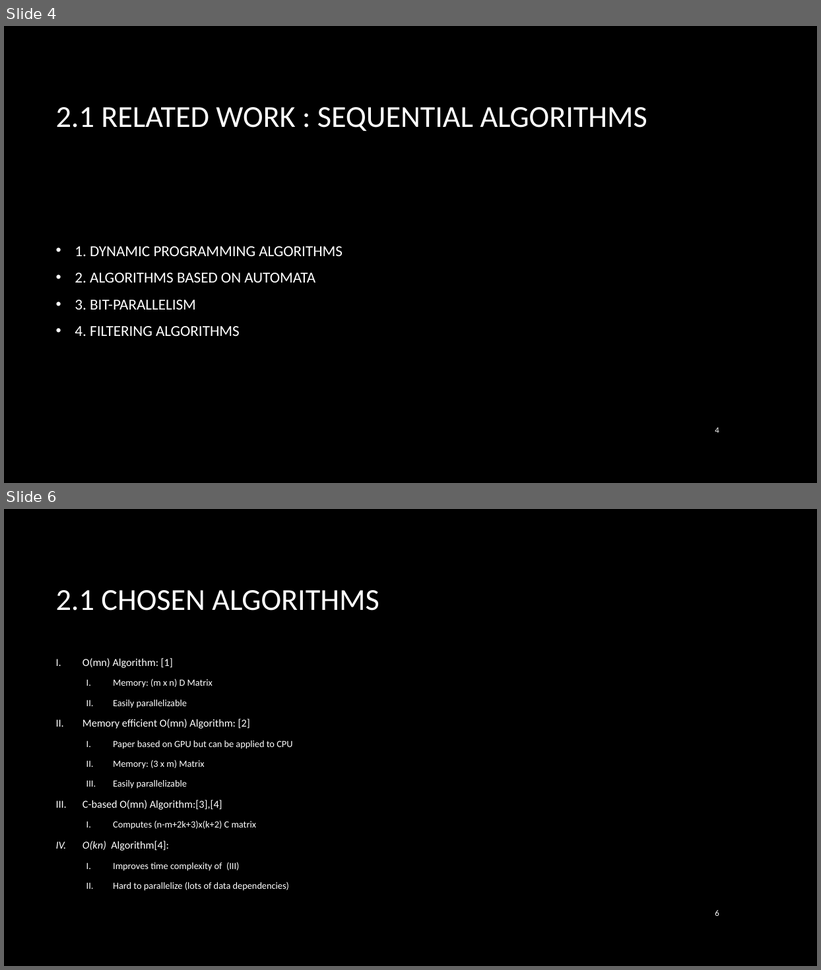
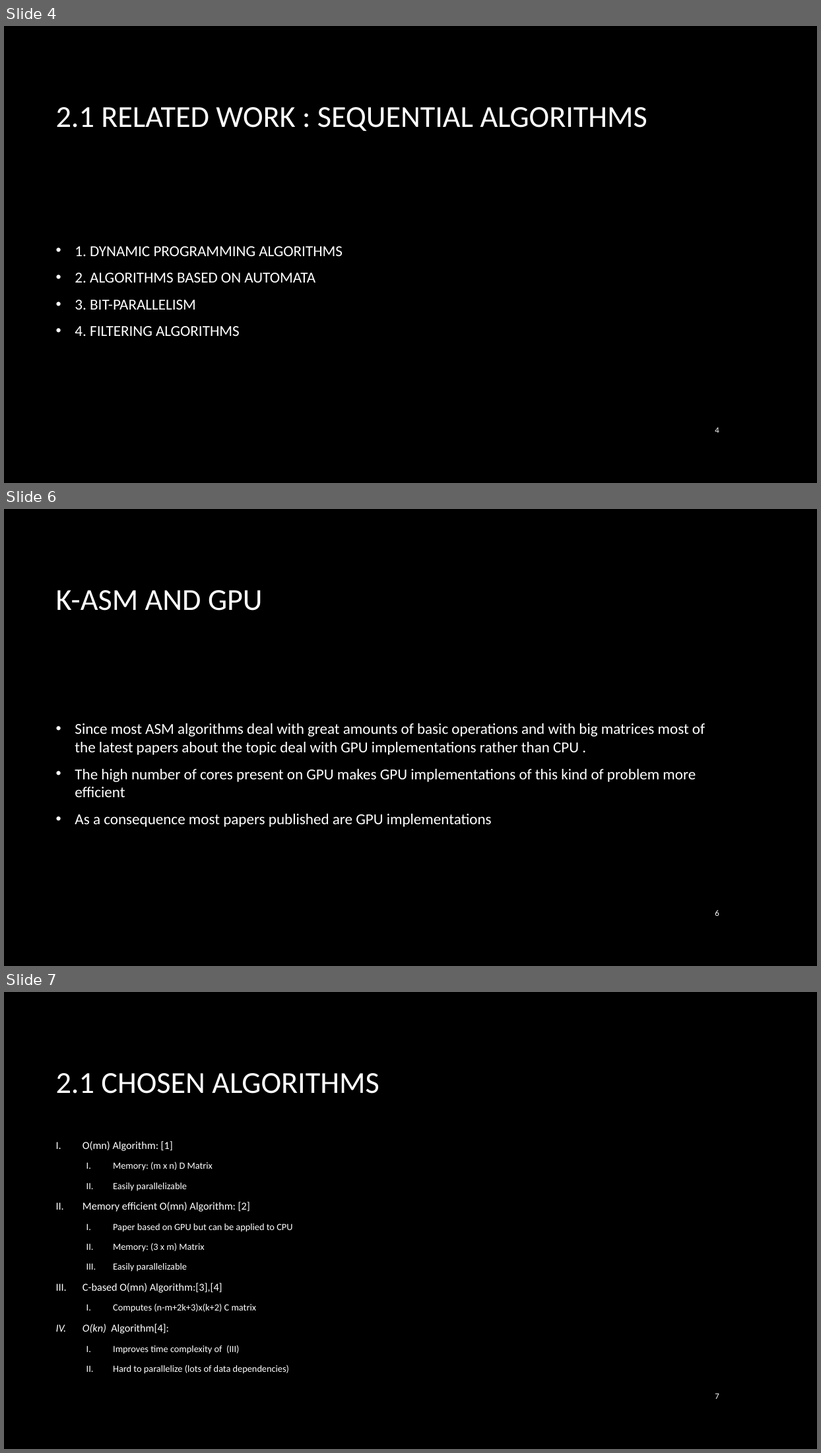
Before and after one commit to soroa/Parallel-ASM, a slide deck: slides/Presentation2.pptx. Shown one above the other, each under a label of ours: slides 4 and 6 before the commit, slides 4, 6 and 7 after it; the slides between them are not shown. The pictures are 821x970 and 821x1453 pixels, drawn with LibreOffice and Linux fonts; fonts in the diff are those of the drawing; background and template pictures are left out. Boxes give left, top, right and bottom in pixels: in the first picture for what was removed or moved away, otherwise in the second. Text is boxed around its words. In the diff, an @@ line names an element or a change of style, - is before the commit and + after.

```diff
--- a/slides/Presentation2.pptx
+++ b/slides/Presentation2.pptx
@@ slide 6 added at (4, 509, 817, 966), background picture (left out) @@
@@ title added at (56, 590, 263, 611), 36 pt, text #FFFFFF @@
+K-ASM AND GPU
@@ text added at (75, 723, 705, 827), 18 pt, text #FFFFFF @@
+• Since most ASM algorithms deal with great amounts of basic operations and with big matrices most of the latest papers about the topic deal with GPU implementations rather than CPU .
+• The high number of cores present on GPU makes GPU implementations of this kind of problem more efficient
+• As a consequence most papers published are GPU implementations
@@ page number added at (715, 910, 719, 916), 10 pt, text #FFFFFF @@
+6
@@ what was slide 6 is now slide 7 @@
@@ page number at (715, 1393, 719, 1399): text changed @@
-6
+7
```
Also in this commit, not shown: 3 slides changed.
